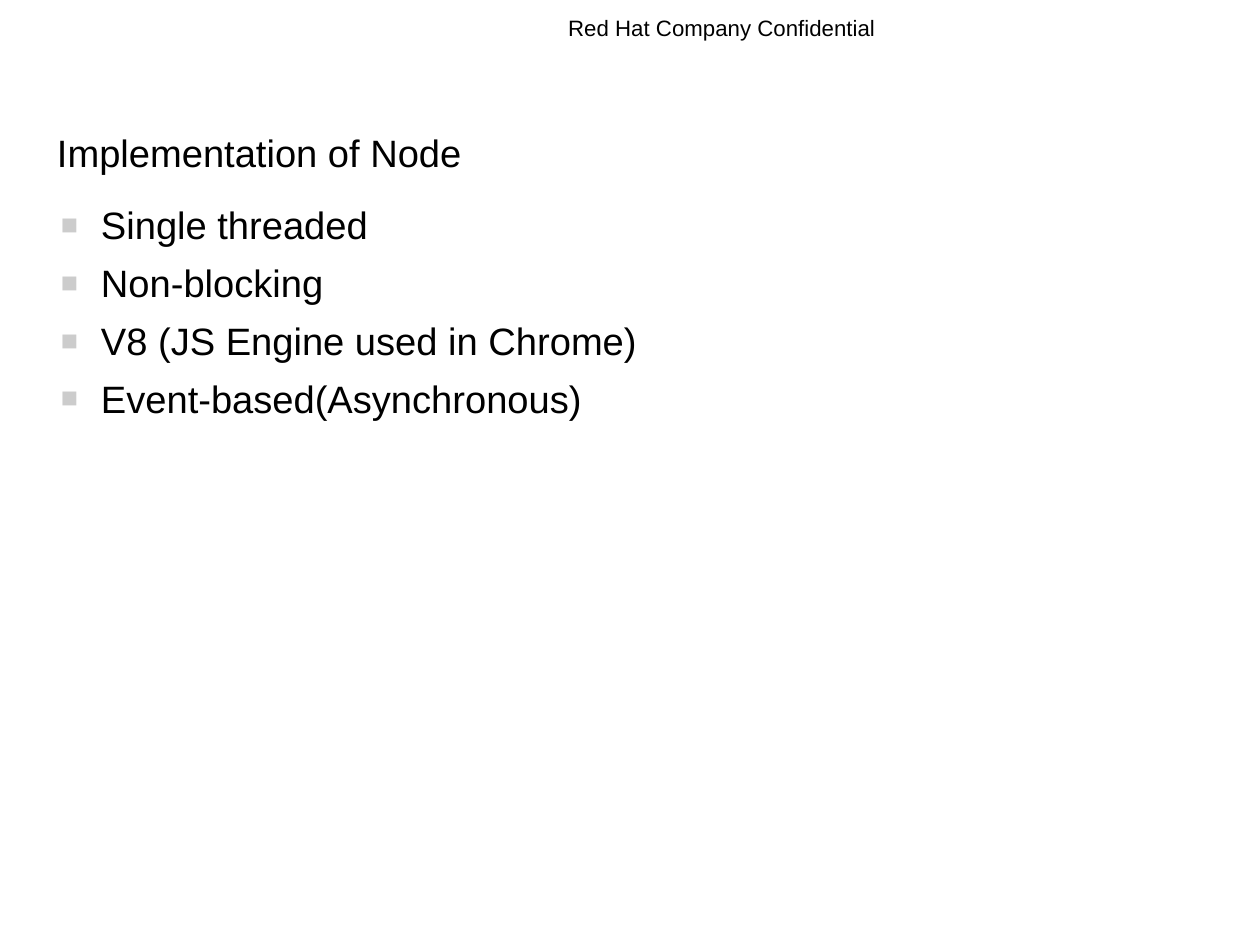
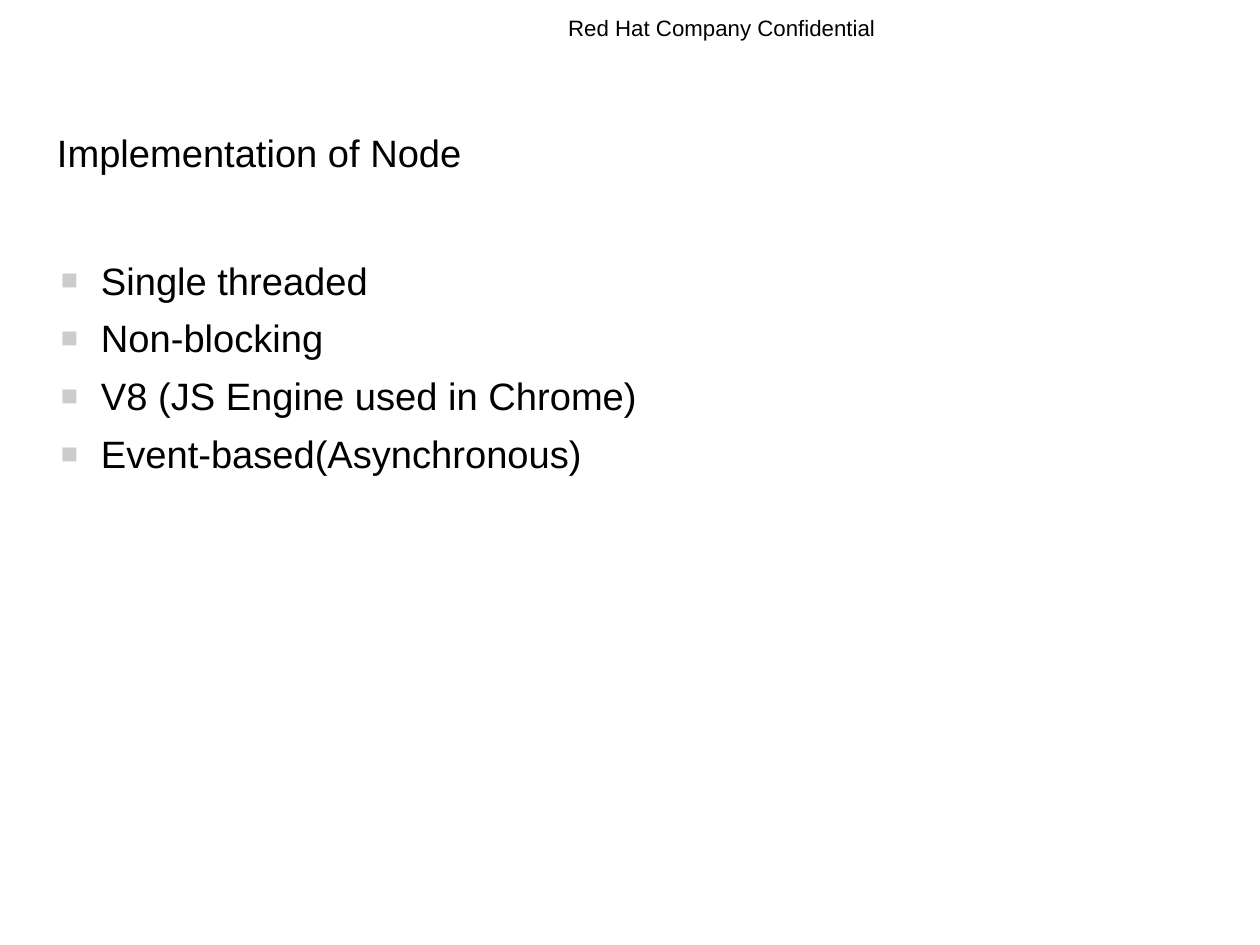
Before and after one commit to rhyw/node-trial, a slide deck: slide 4 of node-introduction.odp. Drawn at 1260x945 pixels with LibreOffice and Linux fonts; fonts in the diff are those of the drawing; background and template pictures are left out. Boxes give left, top, right and bottom in pixels: in the first picture for what was removed or moved away, otherwise in the second. Text is boxed around its words. In the diff, an @@ line names an element or a change of style, - is before the commit and + after.

Commit message:
NodePad source

```diff
--- a/node-introduction.odp
+++ b/node-introduction.odp
@@ text "Single threaded": place and size @@
-text "Single threaded" at [101, 211, 636, 421]
+text "Single threaded" at [101, 267, 636, 476]
```
Also in this commit, not shown: 57 other files.
